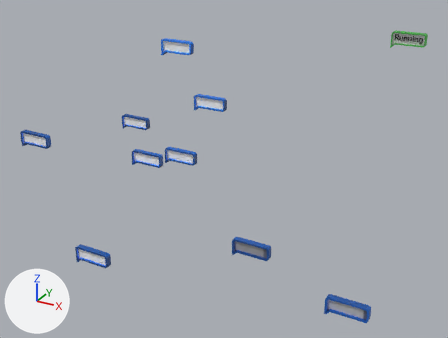
One commit to the glTF model src/assets/glb/laboratory/pop_up_photography_right.glb: the scene before it, then after it.
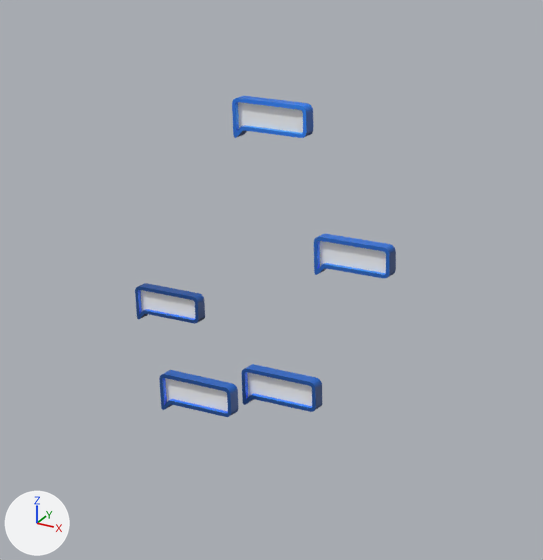
The first picture shows the older version from a camera (50 mm lens) standing at (43.8, -30.7, 29.0) and looking at (20.7, 11.1, 8.0). The close-ups show both versions on the part from 15% to 64% of the width and 0% to 67% of the height of that picture; other places that the commit changed are outside them. Every picture has the same lights, and +X, +Y and +Z are marked at lower left. Where no turn or scale is listed for an object, it has been applied to the vertices. Vertices at the same position are counted once.

The first close-up shows 'pop_up_contact_me', 'pop_up_development', 'pop_up_photography_left', 'pop_up_social_networks', 'pop_up_stereoscopy'.
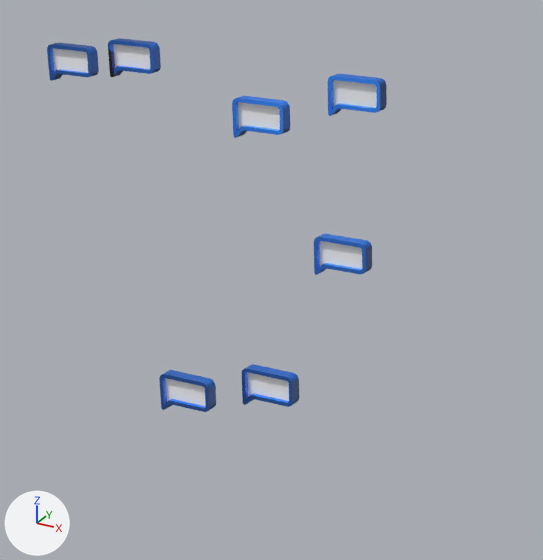
Boxes [x1, y1, x2, y2] around the edits, measured in the close-ups (543 x 560 px; the box of a moved part takes in the faces that stretch with it):
'pop_up_photography_left', reshaped, moved (24% narrower)
    before: [135, 283, 205, 324]
    after: [108, 38, 161, 77]
'pop_up_development', reshaped (29% narrower, 7% shorter)
    before: [314, 234, 396, 278]
    after: [314, 234, 372, 275]
'pop_up_social_networks', reshaped (28% narrower)
    before: [232, 96, 313, 138]
    after: [232, 96, 290, 138]
'pop_up_stereoscopy', reshaped (28% narrower, 10% shorter)
    before: [241, 364, 322, 412]
    after: [241, 364, 299, 407]
'pop_up_contact_me', reshaped (28% narrower, 10% shorter)
    before: [159, 370, 238, 417]
    after: [159, 370, 216, 412]
'pop_up_travel', added
    after: [328, 74, 387, 116]
'pop_up_art', added
    after: [47, 43, 99, 81]
part 1 of me_pop_up_contact_me, moved or reshaped
    before: [201, 378, 238, 417]
    after: [201, 378, 216, 412]
part 2 of me_pop_up_stereoscopy, moved or reshaped
    before: [285, 373, 322, 412]
    after: [285, 373, 299, 407]
part 3 of me_pop_up_development, moved or reshaped
    before: [358, 240, 396, 278]
    after: [358, 240, 372, 274]
part 4 of me_pop_up_social_networks, moved or reshaped
    before: [275, 100, 313, 138]
    after: [275, 100, 290, 135]
part 5 of me_pop_up_photography_left, moved or reshaped
    before: [139, 283, 205, 324]
    after: [112, 38, 161, 74]

Edits to the bpy script that builds the scene:
```text
Add img_pop_up_travel_baking:
    img_pop_up_travel_baking = load_image('pop_up_travel_BAKING', '_unpacked/pop_up_travel_BAKING', 512, 512, 'sRGB')
Add img_pop_up_art_baking:
    img_pop_up_art_baking = load_image('pop_up_art_BAKING', '_unpacked/pop_up_art_BAKING', 512, 512, 'sRGB')
Add mat_pop_up_travel:
    mat_pop_up_travel = principled_material('pop_up_travel')
    mat_pop_up_travel.texture = img_pop_up_travel_baking
Add mat_pop_up_art:
    mat_pop_up_art = principled_material('pop_up_art')
    mat_pop_up_art.texture = img_pop_up_art_baking
Change me_pop_up_contact_me:
    where me_pop_up_contact_me.from_pydata(...)  # 152 vertices, 300 faces; spans x -1.49..1.74, y -0.24..0.24, z -0.92..0.59
    used by ob_pop_up_contact_me; location = (11.64, 12.69, 6.63)
    me_pop_up_contact_me part 1: all 72 vertices in x 1.49..1.74, y -0.24..0.24, z -0.59..0.59 are moved by (-1.0, 0.0, 0.0)
Change me_pop_up_stereoscopy:
    where me_pop_up_stereoscopy.from_pydata(...)  # 152 vertices, 300 faces; spans x -1.49..1.74, y -0.24..0.24, z -0.92..0.59
    used by ob_pop_up_stereoscopy; location = (14.64, 13.79, 7.05)
    me_pop_up_stereoscopy part 2: all 72 vertices in x 1.49..1.74, y -0.24..0.24, z -0.59..0.59 are moved by (-1.0, 0.0, 0.0)
Change me_pop_up_development:
    where me_pop_up_development.from_pydata(...)  # 152 vertices, 300 faces; spans x -1.49..1.74, y -0.24..0.24, z -0.92..0.59
    used by ob_pop_up_development; location = (16.07, 16.79, 11.55)
    me_pop_up_development part 3: all 72 vertices in x 1.49..1.74, y -0.24..0.24, z -0.59..0.59 are moved by (-1.0, 0.0, 0.0)
Change me_pop_up_social_networks:
    where me_pop_up_social_networks.from_pydata(...)  # 152 vertices, 300 faces; spans x -1.49..1.74, y -0.24..0.24, z -0.92..0.59
    used by ob_pop_up_social_networks; location = (12.57, 16.89, 16.35)
    me_pop_up_social_networks part 4: all 72 vertices in x 1.49..1.74, y -0.24..0.24, z -0.59..0.59 are moved by (-1.0, 0.0, 0.0)
Change me_pop_up_photography_left:
    where me_pop_up_photography_left.from_pydata(...)  # 152 vertices, 300 faces; spans x -1.49..1.74, y -0.24..0.24, z -0.92..0.59
    used by ob_pop_up_photography_left; location = (5.88, 18.8, 7.35)
    me_pop_up_photography_left part 5: all 72 vertices in x 1.49..1.74, y -0.24..0.24, z -0.59..0.59 are moved by (-1.0, 0.0, 0.0)
Add me_pop_up_travel:
    me_pop_up_travel.from_pydata(...)  # 152 vertices, 300 faces; spans x -1.49..0.74, y -0.24..0.24, z -0.92..0.59
    me_pop_up_travel.materials.append(mat_pop_up_travel)  # picture img_pop_up_travel_baking
Add me_pop_up_art:
    me_pop_up_art.from_pydata(...)  # 152 vertices, 300 faces; spans x -1.49..0.74, y -0.24..0.24, z -0.92..0.59
    me_pop_up_art.materials.append(mat_pop_up_art)  # picture img_pop_up_art_baking
Change ob_pop_up_photography_left:
    ob_pop_up_photography_left.location: (5.88, 18.8, 7.35) -> (4.88, 19.4, 17.44)
Add ob_pop_up_travel:
    ob_pop_up_travel = bpy.data.objects.new('pop_up_travel', me_pop_up_travel)
    ob_pop_up_travel.location = (15.63, 18.7, 17.15)
Add ob_pop_up_art:
    ob_pop_up_art = bpy.data.objects.new('pop_up_art', me_pop_up_art)
    ob_pop_up_art.location = (1.87, 19.19, 17.05)
```
